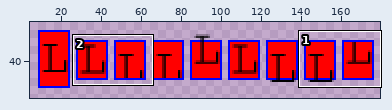
Two versions of one sprite sheet, tests/TestFiles/Direct2D1/Controls/TextBlock/RestrictedHeight_VerticalAlign.expected.png. Above: a wide view before the commit, with the close-up outlined.
Close-up. As it was:
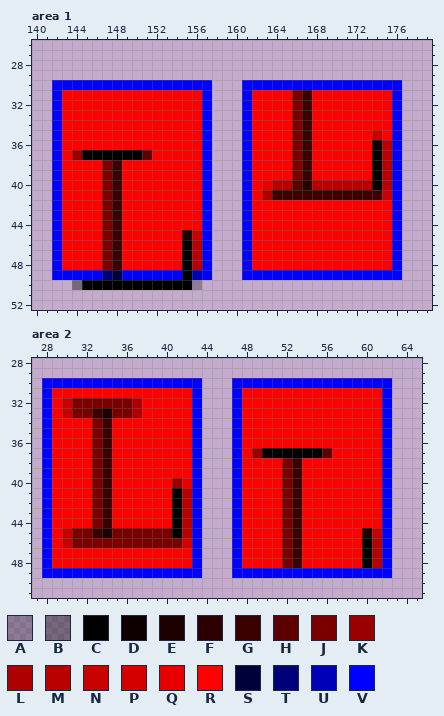
The file is 180x80 pixels. Pixels under 10% opacity are left out. Colours within 5 levels of each other are drawn and written as one. Shown: area 1: x 140..179, y 26..52; area 2: x 27..65, y 28..51. The old version is drawn lined up with the new one. The wide view leaves out empty margins. The commit also changed other parts of the picture, which this record leaves out.
Palette (. is transparent): A #00000046  B #00000064  C #000000  D #0f0000  E #1d0000  F #2d0000  G #3b0000  H #5c0000  J #7a0000  K #9b0000  L #af0000  M #b90000  N #c90000  P #d40000  Q #e80000  R #ff0000  S #00003b  T #00007a  U #0000b9  V #0000ff
Pixels before, area 1, first column x 142:
30 VVVVVVVVVVVVVVVV...VVVVVVVVVVVVVVVV
31 VRRRRRRRRRRRRRRV...VRRRRJGRRRRRRRRV
32 VRRRRRRRRRRRRRRV...VRRRRJGRRRRRRRRV
33 VRRRRRRRRRRRRRRV...VRRRRJGRRRRRRRRV
34 VRRRRRRRRRRRRRRV...VRRRRJGRRRRRRRRV
35 VRRRRRRRRRRRRRRV...VRRRRJGRRRRRRNRV
36 VRRRRRRRRRRRRRRV...VRRRRJGRRRRRRDMV
37 VRKCCCCCCHRRRRRV...VRRRRJGRRRRRRCMV
38 VRRRRJGRRRRRRRRV...VRRRRJGRRRRRRCMV
39 VRRRRJGRRRRRRRRV...VRRRRJGRRRRRRCMV
40 VRRRRJGRRRRRRRRV...VRQMMHFMMMMMMCMV
41 VRRRRJGRRRRRRRRV...VRLGGGGGGGGGGGNV
42 VRRRRJGRRRRRRRRV...VRRRRRRRRRRRRRRV
43 VRRRRJGRRRRRRRRV...VRRRRRRRRRRRRRRV
44 VRRRRJGRRRRRRRRV...VRRRRRRRRRRRRRRV
45 VRRRRJGRRRRRRENV...VRRRRRRRRRRRRRRV
46 VRRRRJGRRRRRRCMV...VRRRRRRRRRRRRRRV
47 VRRRRJGRRRRRRCMV...VRRRRRRRRRRRRRRV
48 VRRRRJGRRRRRRCMV...VRRRRRRRRRRRRRRV
49 VVVVVTSVVVVVVCUV...VVVVVVVVVVVVVVVV
50 ..BCCCCCCCCCCCA....................
Pixels before, area 2, first column x 28:
30 VVVVVVVVVVVVVVVV...VVVVVVVVVVVVVVVV
31 VRRRRRRRRRRRRRRV...VRRRRRRRRRRRRRRV
32 VRNJJJJJJLRRRRRV...VRRRRRRRRRRRRRRV
33 VRNJJGEJJLRRRRRV...VRRRRRRRRRRRRRRV
34 VRRRRJGRRRRRRRRV...VRRRRRRRRRRRRRRV
35 VRRRRJGRRRRRRRRV...VRRRRRRRRRRRRRRV
36 VRRRRJGRRRRRRRRV...VRRRRRRRRRRRRRRV
37 VRRRRJGRRRRRRRRV...VRKCCCCCCHRRRRRV
38 VRRRRJGRRRRRRRRV...VRRRRJGRRRRRRRRV
39 VRRRRJGRRRRRRRRV...VRRRRJGRRRRRRRRV
40 VRRRRJGRRRRRRKQV...VRRRRJGRRRRRRRRV
41 VRRRRJGRRRRRRCMV...VRRRRJGRRRRRRRRV
42 VRRRRJGRRRRRRCMV...VRRRRJGRRRRRRRRV
43 VRRRRJGRRRRRRCMV...VRRRRJGRRRRRRRRV
44 VRRRRJGRRRRRRCMV...VRRRRJGRRRRRRRRV
45 VRNJJGEJJJJJJCMV...VRRRRJGRRRRRRENV
46 VRNJJJJJJJJJJJPV...VRRRRJGRRRRRRCMV
47 VRRRRRRRRRRRRRRV...VRRRRJGRRRRRRCMV
48 VRRRRRRRRRRRRRRV...VRRRRJGRRRRRRCMV
49 VVVVVVVVVVVVVVVV...VVVVVVVVVVVVVVVV
The same view after the edit:
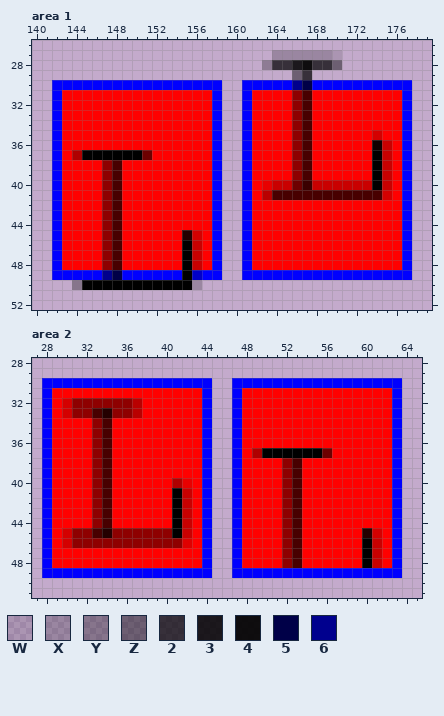
Colours new in this view: W #00000020  X #00000036  Y #00000050  Z #00000071  2 #000000b7  3 #000000db  4 #000000ec  5 #000048  6 #00008e
The edit:
drawings rearranged on the sheet (the old picture shows each at its new place)
Colour E changes from #1d0000 to #240000.
Colour F changes from #2d0000 to #3b0000.
Colour G changes from #3b0000 to #480000.
Colour H changes from #5c0000 to #6d0000.
Colour J changes from #7a0000 to #8e0000.
Colour K changes from #9b0000 to #af0000.
Colour L changes from #af0000 to #b90000.
Colour M changes from #b90000 to #c90000.
Colour N changes from #c90000 to #d40000.
Colour P changes from #d40000 to #df0000.
Colour U changes from #0000b9 to #0000c9.
Area 1:
Colour 2 now appears in row 28 at x 164 to 165 and 168 to 169; in row 29 at x 167.
Colour 3 now appears in row 28 at x 166.
Colour 4 now appears in row 28 at x 167.
The author changed colour S to colour 5 in row 49 at x 148.
The author changed colour V to colour 5 in row 30 at x 167.
The author changed colour T to colour 6 in row 49 at x 147.
The author changed colour V to colour 6 in row 30 at x 166.
Colour A now appears in row 28 at x 163.
The author changed colour V to colour R in rows 31 to 48 at x 157 and 176.
Colour V now appears in rows 30 to 49 at x 158 and 177.
Colour W now appears in row 27 at x 170.
Colour X now appears in row 27 at x 164 to 169.
The author changed colour A to colour X in row 50 at x 156.
The author changed colour B to colour Y in row 50 at x 144.
Colour Z now appears in row 28 at x 170; in row 29 at x 166.
Area 2:
The author changed colour V to colour R in rows 31 to 48 at x 43 and 62.
Colour V now appears in rows 30 to 49 at x 44 and 63.
Changed places in both close-ups, as pixel boxes (x1, y1, x2, y2):
changed: (182, 50, 412, 290)
changed: (72, 150, 152, 290)
changed: (62, 378, 212, 578)
changed: (362, 378, 402, 578)
changed: (252, 448, 332, 568)
